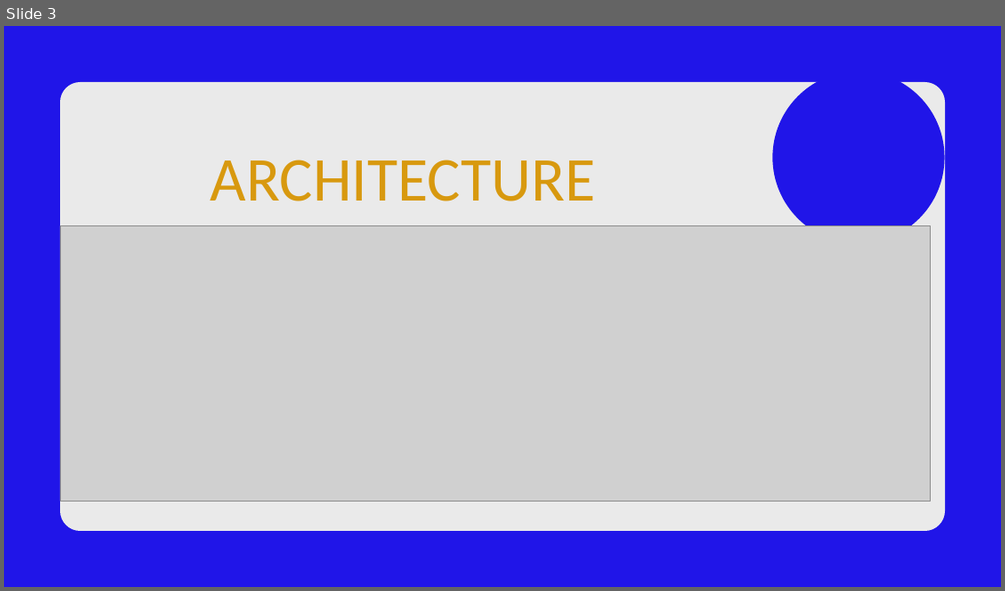
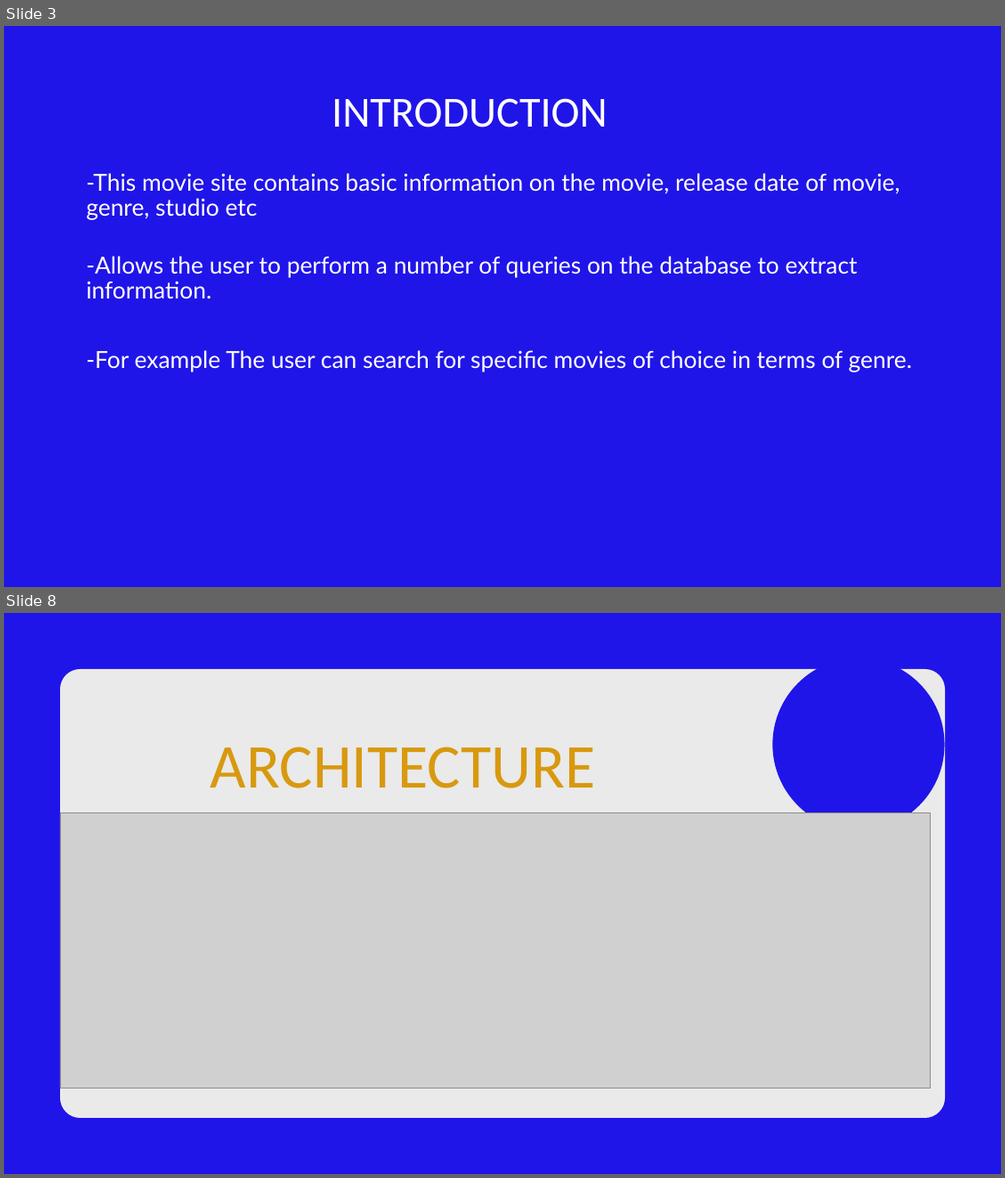
Before and after one commit to bhattaraijay05/msql-spring-react, a slide deck: java project.pptx. Shown one above the other, each under a label of ours: slide 3 before the commit, slides 3 and 8 after it; the slides between them are not shown. The pictures are 1005x591 and 1005x1178 pixels, drawn with LibreOffice and Linux fonts; fonts in the diff are those of the drawing; grey boxes stand for pictures; background and template pictures are left out. Boxes give left, top, right and bottom in pixels: in the first picture for what was removed or moved away, otherwise in the second. Text is boxed around its words. In the diff, an @@ line names an element or a change of style, - is before the commit and + after.

```diff
--- a/java project.pptx
+++ b/java project.pptx
@@ slide 3 added at bbox=[4, 26, 1001, 587], background #2015E8 @@
@@ text added at bbox=[332, 98, 607, 127], 62 pt, text #FFFFFF @@
+INTRODUCTION
@@ text added at bbox=[86, 173, 900, 220], 33.9 pt, text #FFFFFF @@
+-This movie site contains basic information on the movie, release date of movie, genre, studio etc
@@ text added at bbox=[86, 256, 858, 298], 33.9 pt, text #FFFFFF @@
+-Allows the user to perform a number of queries on the database to extract information.
@@ text added at bbox=[86, 350, 912, 372], 33.9 pt, text #FFFFFF @@
+-For example The user can search for specific movies of choice in terms of genre.
@@ what was slide 3 is now slide 8 @@
```
Also in this commit, not shown: 4 slides changed, 5 other slides added, 3 slides removed, 6 other files.
